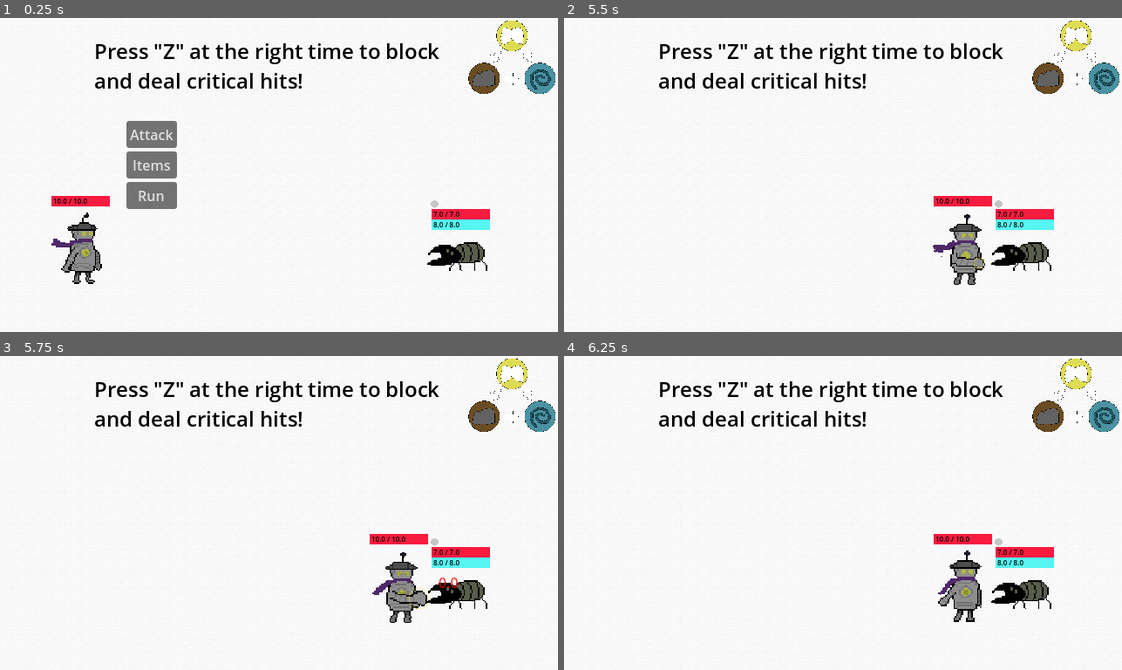
Above: before the commit, frames 1-4 (two rows, left to right).
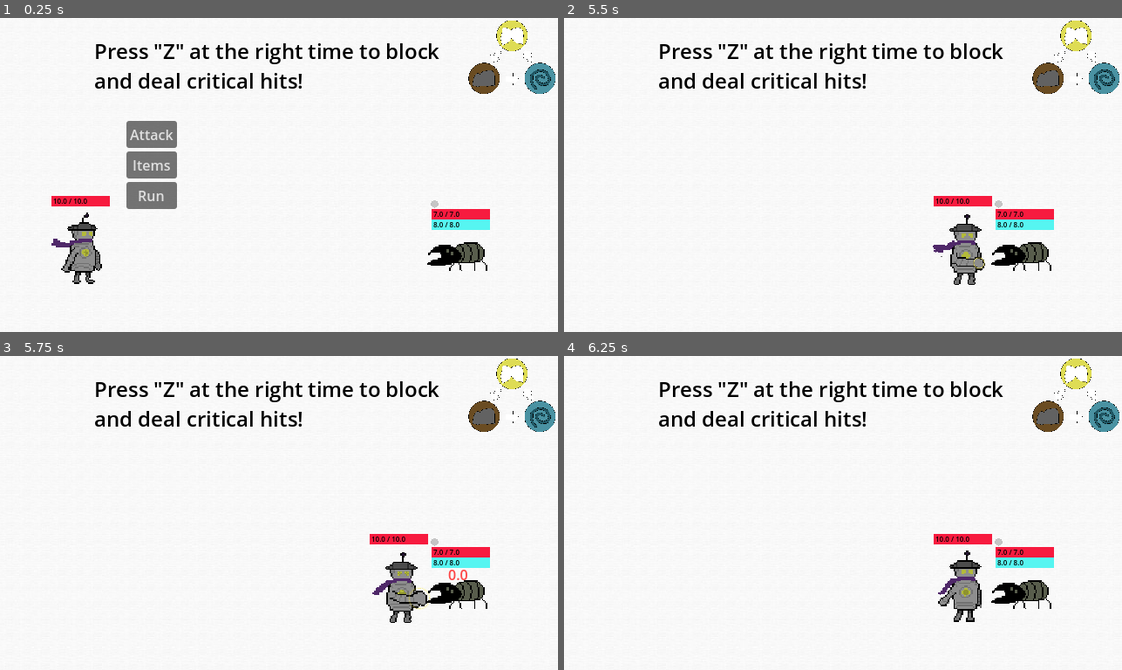
Above: after the commit, the same moments.

Repository: greeeegartur/cgvr-thesis
Game: Godot game, scene res://Scenes/CombatScene.tscn
Two runs of this game, one before a commit and one after it. Both use one fixed random seed, a clock stepped at 60 frames per second and the inputs below.
Inputs (mouse positions are in pixels of both pictures, inside the frame that each line leads up to):
- Up to frame 1 (0.25 s): no input
- Up to frame 2 (5.5 s): click "Attack" at 0.5 s; click "Grounded" at 1.25 s; click (1021, 187) at 2 s; tap Z (action) at 2.75, 3.6, 4.25, 5.1 s; move the mouse to (965, 159) at 2.77 s; hold Z (action) 2.78-3.53 s; move the mouse to (731, 190) at 3.52 s; move the mouse to (898, 105) at 4.27 s; hold Z (action) 4.28-5.03 s; move the mouse to (815, 237) at 5.02 s
- Up to frame 3 (5.75 s): no input
- Up to frame 4 (6.25 s): tap Z (action) at 5.75 s; move the mouse to (1010, 560) at 5.77 s; hold Z (action) from 5.78 s (still down)

Frames 1-2 are identical in both runs. In frame 3, 0.1% of the frame differs, in the area x 78-84%, y 68-74%; in frame 4, nothing differs.

Commit message:
Visual changes
Adjusted block animation, damage numbers, added subdue VFX and made the player return to original position after minigame

Diff:
--- a/droidream/Scenes/Entities/PlayerVisual.tscn
+++ b/droidream/Scenes/Entities/PlayerVisual.tscn
@@ -1,14 +1,17 @@
-[gd_scene load_steps=18 format=3 uid="uid://wgkbwlbxucav"]
+[gd_scene load_steps=22 format=3 uid="uid://wgkbwlbxucav"]
 
 [ext_resource type="Texture2D" uid="uid://kc6gbkrwm471" path="res://Graphics/Placeholders/Combat/player_idle.png" id="1_ofpci"]
 [ext_resource type="Script" uid="uid://dfpecfsx8ofrf" path="res://Scripts/Combat/PlayerVisual.gd" id="1_sbipa"]
+[ext_resource type="PackedScene" uid="uid://bjh0w31eegrg2" path="res://Scenes/VFX/DamageNumber.tscn" id="2_o0c40"]
 [ext_resource type="Texture2D" uid="uid://rakqgp68ofme" path="res://Graphics/Placeholders/Combat/player_attack.png" id="2_sbipa"]
 [ext_resource type="Texture2D" uid="uid://vy8qc508qglt" path="res://Graphics/Placeholders/Combat/player_block.png" id="3_fttp1"]
 [ext_resource type="Texture2D" uid="uid://bc580qfjim3gv" path="res://Graphics/Placeholders/Combat/Block_Effect.png" id="3_i8n88"]
 [ext_resource type="Texture2D" uid="uid://bmc0pukfqywrx" path="res://Graphics/Placeholders/Combat/player_defeat.png" id="4_i8n88"]
 [ext_resource type="Texture2D" uid="uid://ddoq6bcqgyk8m" path="res://Graphics/Placeholders/Combat/player_hurt.png" id="5_j66ac"]
 [ext_resource type="Texture2D" uid="uid://d1wibcksjvhpd" path="res://Graphics/Placeholders/Combat/player_walk.png" id="6_f34bn"]
+[ext_resource type="Texture2D" uid="uid://my5gd5gscar2" path="res://Graphics/Placeholders/Combat/blocked.png" id="6_o0c40"]
 [ext_resource type="PackedScene" uid="uid://bk1q6iqy2c08b" path="res://Scenes/VFX/PlayerBlockVisual.tscn" id="8_fttp1"]
+[ext_resource type="Texture2D" uid="uid://lgahh1wv3uj1" path="res://Graphics/Placeholders/Combat/player_enter.png" id="9_j66ac"]
 
 [sub_resource type="Animation" id="Animation_ksby0"]
 length = 0.001
@@ -201,7 +204,7 @@
 
 [sub_resource type="Animation" id="Animation_24p3j"]
 resource_name = "player_block"
-length = 0.28
+length = 0.5
 tracks/0/type = "value"
 tracks/0/imported = false
 tracks/0/enabled = true
@@ -209,7 +212,7 @@
 tracks/0/interp = 1
 tracks/0/loop_wrap = true
 tracks/0/keys = {
-"times": PackedFloat32Array(0.033333335, 0.100000024, 0.13333333, 0.23333335, 0.3),
+"times": PackedFloat32Array(0, 0.1, 0.23333333, 0.3, 0.4),
 "transitions": PackedFloat32Array(1, 1, 1, 1, 1),
 "update": 1,
 "values": [0, 1, 2, 3, 4]
@@ -237,6 +240,54 @@
 "transitions": PackedFloat32Array(1),
 "update": 1,
 "values": [5]
+}
+tracks/3/type = "value"
+tracks/3/imported = false
+tracks/3/enabled = true
+tracks/3/path = NodePath("Visual/VFX:texture")
+tracks/3/interp = 1
+tracks/3/loop_wrap = true
+tracks/3/keys = {
+"times": PackedFloat32Array(0),
+"transitions": PackedFloat32Array(1),
+"update": 1,
+"values": [ExtResource("6_o0c40")]
+}
+tracks/4/type = "value"
+tracks/4/imported = false
+tracks/4/enabled = true
+tracks/4/path = NodePath("Visual/VFX:position")
+tracks/4/interp = 1
+tracks/4/loop_wrap = true
+tracks/4/keys = {
+"times": PackedFloat32Array(0, 0.5),
+"transitions": PackedFloat32Array(1, 1),
+"update": 0,
+"values": [Vector2(49, -23), Vector2(49, -39)]
+}
+tracks/5/type = "value"
+tracks/5/imported = false
+tracks/5/enabled = true
+tracks/5/path = NodePath("Visual/VFX:modulate")
+tracks/5/interp = 1
+tracks/5/loop_wrap = true
+tracks/5/keys = {
+"times": PackedFloat32Array(0, 0.26666668, 0.5),
+"transitions": PackedFloat32Array(1, 1, 1),
+"update": 0,
+"values": [Color(1, 1, 1, 0), Color(1, 1, 1, 1), Color(1, 1, 1, 0)]
+}
+tracks/6/type = "value"
+tracks/6/imported = false
+tracks/6/enabled = true
+tracks/6/path = NodePath("Visual/VFX:scale")
+tracks/6/interp = 1
+tracks/6/loop_wrap = true
+tracks/6/keys = {
+"times": PackedFloat32Array(0, 0.5),
+"transitions": PackedFloat32Array(1, 1),
+"update": 0,
+"values": [Vector2(0.15, 0.15), Vector2(0.2, 0.2)]
 }
 
 [sub_resource type="Animation" id="Animation_n26i4"]
@@ -399,6 +450,58 @@
 "transitions": PackedFloat32Array(1, 1, 1, 1),
 "update": 1,
 "values": [0, 1, 2, 3]
+}
+
+[sub_resource type="Animation" id="Animation_f34bn"]
+resource_name = "player_subdue"
+length = 2.0
+tracks/0/type = "value"
+tracks/0/imported = false
+tracks/0/enabled = true
+tracks/0/path = NodePath("Visual/Sprite2D:texture")
+tracks/0/interp = 1
+tracks/0/loop_wrap = true
+tracks/0/keys = {
+"times": PackedFloat32Array(0),
+"transitions": PackedFloat32Array(1),
+"update": 1,
+"values": [ExtResource("9_j66ac")]
+}
+tracks/1/type = "value"
+tracks/1/imported = false
+tracks/1/enabled = true
+tracks/1/path = NodePath("Visual/Sprite2D:frame")
+tracks/1/interp = 1
+tracks/1/loop_wrap = true
+tracks/1/keys = {
+"times": PackedFloat32Array(0, 0.13333334, 0.26666668, 0.46666667, 0.8, 1, 1.2, 1.4, 1.6, 1.8),
+"transitions": PackedFloat32Array(1, 1, 1, 1, 1, 1, 1, 1, 1, 1),
+"update": 1,
+"values": [0, 1, 2, 3, 4, 5, 6, 4, 5, 6]
+}
+tracks/2/type = "value"
+tracks/2/imported = false
+tracks/2/enabled = true
+tracks/2/path = NodePath("Visual/Sprite2D:vframes")
+tracks/2/interp = 1
+tracks/2/loop_wrap = true
+tracks/2/keys = {
+"times": PackedFloat32Array(0),
+"transitions": PackedFloat32Array(1),
+"update": 1,
+"values": [7]
+}
+tracks/3/type = "value"
+tracks/3/imported = false
+tracks/3/enabled = true
+tracks/3/path = NodePath("Visual/VFX:modulate")
+tracks/3/interp = 1
+tracks/3/loop_wrap = true
+tracks/3/keys = {
+"times": PackedFloat32Array(0),
+"transitions": PackedFloat32Array(1),
+"update": 0,
+"values": [Color(1, 1, 1, 0)]
 }
 
 [sub_resource type="AnimationLibrary" id="AnimationLibrary_ilwea"]
@@ -409,11 +512,13 @@
 &"player_defeat": SubResource("Animation_n26i4"),
 &"player_hurt": SubResource("Animation_ud6ce"),
 &"player_idle": SubResource("Animation_o0c40"),
+&"player_subdue": SubResource("Animation_f34bn"),
 &"player_walk": SubResource("Animation_1q2bo")
 }
 
 [node name="PlayerVisual" type="Node2D"]
 script = ExtResource("1_sbipa")
+damage_number_scene = ExtResource("2_o0c40")
 
 [node name="PlayerHUD" type="Control" parent="."]
 z_index = 1
@@ -503,3 +608,6 @@
 texture = ExtResource("3_i8n88")
 
 [node name="PlayerBlockVisual" parent="." instance=ExtResource("8_fttp1")]
+
+[node name="DamageFX" type="Node2D" parent="."]
+position = Vector2(2, -3)
--- a/droidream/Scripts/Combat/CombatManager.gd
+++ b/droidream/Scripts/Combat/CombatManager.gd
@@ -167,7 +167,6 @@
 		print("Enemy turn in player_attack.")
 		return
 
-	# Not blocking, so no need for _input in PlayerVisual
 	player_visual.set_input_enabled(true)
 
 	# Communication with PlayerVisual to calculate hit damage (check for critical hits) and play attack animations
@@ -180,7 +179,7 @@
 
 	player_visual.attack_hit.connect(
 		func():
-			# Calculaes the hit damage
+			# Calculates the hit damage
 			_apply_player_attack_hit(attack_type),
 		CONNECT_ONE_SHOT
 	)
@@ -252,7 +251,6 @@
 		enemy_visual.play_damage_vfx(damage, critical)
 		print("Enemy takes %.2f HP damage → %.2f left, current defense is %.2f" % [damage, enemy.hp, enemy.defense])
 
-
 # Logic for starting enemy's minigame in combat
 func _start_minigame(minigame_id: String):
 	if not MINIGAME_SCENES.has(minigame_id):
@@ -261,13 +259,14 @@
 
 	in_minigame = true
 
-	# TO-DO: Player subdue sprite animation here once finished
-	# await player_visual.play_subdue()
+	# Subduing visuals
+	enemy_visual.play_subdue_vfx()
+	await player_visual.play_subdue()
 
 	# Pausing all combat (turn) logic
 	get_tree().paused = true
 
-	# Instantiate minigame scene
+	# Minigame scene instantiation
 	var minigame = MINIGAME_SCENES[minigame_id].instantiate()
 	get_parent().add_child(minigame)
 	minigame.global_position = Vector2(320, 190)
@@ -275,9 +274,11 @@
 	minigame.completed.connect(
 		func(success):
 			# Minigame ease in transition
-			get_tree().paused = false # Process mode sate already set in BaseMinigame.gd, but just in case
+			get_tree().paused = false # Process mode state already set in BaseMinigame.gd, but just in case
 			in_minigame = false
-			on_minigame_complete(success),
+			on_minigame_complete(success)
+			await player_visual.return_to_home()
+			_enemy_turn(),
 		CONNECT_ONE_SHOT
 	)
 
@@ -395,6 +396,7 @@
 
 	player.hp -= damage
 	player_visual.update_hp(player.hp, player.max_hp)
+	player_visual.play_damage_number(damage)
 	print("Player takes %.1f damage → HP %.1f" % [damage, player.hp])
 
 	last_block_press_time = -1.0
--- a/droidream/Scripts/Combat/DamageNumber.gd
+++ b/droidream/Scripts/Combat/DamageNumber.gd
@@ -2,13 +2,31 @@
 
 # This script is for controlling and animating damage number visuals for EnemyVisual to use
 
+@onready var label := $Label
+
 # Plays a tween animation and decides label properties based on given hit type
 func play(value: float, is_critical: bool):
-	$Label.text = str((value)) + "!" if is_critical else str((value))
-	$Label.modulate = Color.YELLOW if is_critical else Color.RED
-	$Label.scale = Vector2.ONE * (1.4 if is_critical else 1.0)
+	label.text = str((value)) + "!" if is_critical else str((value))
+	label.modulate = Color.YELLOW if is_critical else Color.RED
+	label.scale = Vector2.ONE * (1.4 if is_critical else 1.0)
+
+	var dir = -1 if randf() < 0.5 else 1
+	var x_offset = randf_range(16, 32) * dir
+	var y_offset = randf_range(-24, -40)
 
 	var tween := create_tween()
-	tween.tween_property(self, "position:y", position.y - 30, 0.6)
-	tween.parallel().tween_property(self, "modulate:a", 0.0, 0.6)
+	tween.tween_property(
+		self,
+		"position",
+		position + Vector2(x_offset, y_offset),
+		0.6
+	).set_ease(Tween.EASE_OUT).set_trans(Tween.TRANS_QUAD)
+
+	tween.parallel().tween_property(
+		self,
+		"modulate:a",
+		0.0,
+		0.6
+	)
+
 	tween.finished.connect(queue_free)
--- a/droidream/Scripts/Combat/EnemyVisual.gd
+++ b/droidream/Scripts/Combat/EnemyVisual.gd
@@ -26,9 +26,10 @@
 var hp_fill_max_width = 10.0
 var def_fill_max_width = 10.0
 
-# VFX variables
+# VFX variables, will change these in the future
 @export var normal_flash_color = Color(0.904, 0.135, 0.214, 1.0)
 @export var crit_flash_color = Color(1.0, 0.949, 0.2, 1.0)
+@export var subdue_flash_color = Color(0.602, 0.181, 0.64, 1.0)
 @export var shake_strength = 1.0
 @export var crit_shake_strength = 3.0
 
@@ -141,3 +142,18 @@
 	fx_root.add_child(num)
 	num.position = Vector2(randf_range(-3, 3), randf_range(-3, 3))
 	num.play(damage, is_critical)
+
+# Subduing VFX
+func play_subdue_vfx():
+	_flash_color(subdue_flash_color, 2.4)
+
+# Refactored _flash that accepts color and duration
+func _flash_color(color: Color, duration = 0.15):
+	flash.modulate = color
+	flash.visible = true
+
+	var tween := create_tween()
+	tween.tween_property(flash, "modulate:a", 0.0, duration)
+	tween.finished.connect(func():
+		flash.visible = false
+	)
--- a/droidream/Scripts/Combat/PlayerVisual.gd
+++ b/droidream/Scripts/Combat/PlayerVisual.gd
@@ -27,6 +27,11 @@
 @onready var hp_label := $PlayerHUD/HPBar/Label
 @onready var def_fill := $PlayerHUD/DefenseBar/Fill
 @onready var def_label := $PlayerHUD/DefenseBar/Label
+
+# Damage FX variables
+@onready var fx_root: Node2D = $DamageFX
+@export var damage_number_scene: PackedScene
+
 
 var hp_fill_max_width = 10.0
 var def_fill_max_width = 10.0
@@ -78,6 +83,11 @@
 	home_position = global_position
 	attack_position = home_position + Vector2(365, 0)
 
+# Post-minigame return logic after subdue animation
+func return_to_home():
+	await _move_to_home_position()
+	anim.play("player_idle")
+
 # Listens to block/critical input for CombatManager to play according PlayerBlockVisual animations
 func _unhandled_input(event):
 	if not input_enabled:
@@ -100,8 +110,18 @@
 	input_enabled = false
 	anim.play("player_defeat")
 
+func play_subdue():
+	anim.play("player_subdue")
+	# Waits for the animation to finish
+	while anim.current_animation == "player_subdue":
+		await anim.animation_finished
+
 # Logic for animations after they have ended
 func _on_anim_finished(anim_name):
+	# Coroutine method
+	_handle_animation_finished(anim_name)
+
+func _handle_animation_finished(anim_name):
 	if anim_name == "player_attack":
 		await _move_to_home_position()
 		attack_finished.emit()
@@ -125,3 +145,13 @@
 	var ratio = clamp(current / max_def, 0.0, 1.0)
 	def_fill.size.x = def_fill_max_width * ratio
 	def_label.text = "%.1f / %.1f" % [current, max_def]
+
+# Reusing EnemyVisual.gd method, just never called with critical (player can't take critical hits)
+func play_damage_number(damage: float, is_critical = false):
+	if not damage_number_scene:
+		return
+
+	var num = damage_number_scene.instantiate()
+	fx_root.add_child(num)
+	num.position = Vector2.ZERO
+	num.play(damage, is_critical)
Binary file added: droidream/Graphics/Placeholders/Combat/blocked.png
Not shown, added: droidream/Graphics/Placeholders/Combat/blocked.png.import
Binary file added: droidream/Graphics/Placeholders/Combat/player_enter.png
Not shown, added: droidream/Graphics/Placeholders/Combat/player_enter.png.import
